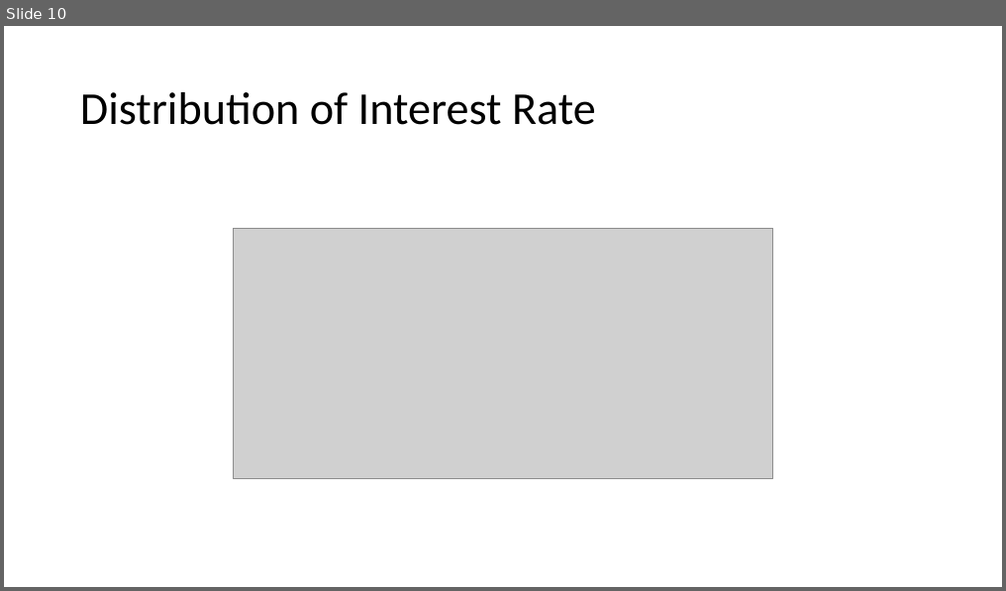
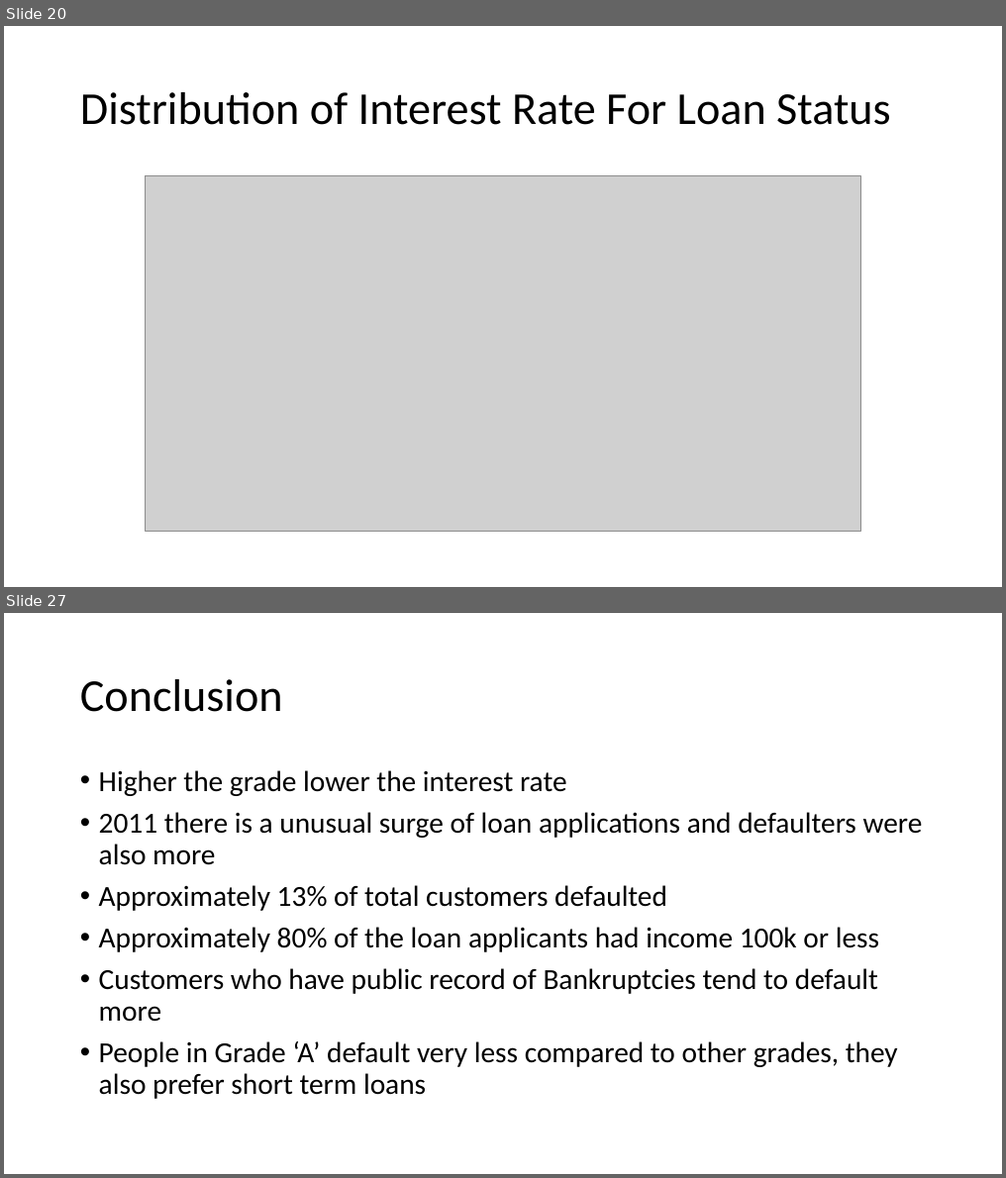
Before and after one commit to vjereme/Lending_Club_CaseStudy, a slide deck: Lending_Club_CaseStudy_Syed_Jereme.pptx. Shown one above the other, each under a label of ours: slide 10 before the commit, slides 20 and 27 after it; the slides between them are not shown. The pictures are 1006x591 and 1006x1178 pixels, drawn with LibreOffice and Linux fonts; fonts in the diff are those of the drawing; grey boxes stand for pictures. Boxes give left, top, right and bottom in pixels: in the first picture for what was removed or moved away, otherwise in the second. Text is boxed around its words. In the diff, an @@ line names an element or a change of style, - is before the commit and + after.

```diff
--- a/Lending_Club_CaseStudy_Syed_Jereme.pptx
+++ b/Lending_Club_CaseStudy_Syed_Jereme.pptx
@@ slide 27 added at [4, 613, 1002, 1174], background #FFFFFF @@
@@ title added at [80, 679, 283, 712], 44 pt, text #000000 @@
+Conclusion
@@ text added at [99, 770, 923, 1099], 28 pt, text #000000 @@
+• Higher the grade lower the interest rate
+• 2011 there is a unusual surge of loan applications and defaulters were also more
+• Approximately 13% of total customers defaulted
+• Approximately 80% of the loan applicants had income 100k or less
+• Customers who have public record of Bankruptcies tend to default more
+• People in Grade ‘A’ default very less compared to other grades, they also prefer short term loans
@@ what was slide 10 is now slide 20 @@
@@ slide 20 changed as well @@
@@ title at [80, 92, 891, 125]: text changed @@
-Distribution of Interest Rate
+Distribution of Interest Rate For Loan Status
@@ picture: place and size @@
-picture at [233, 228, 773, 478]
+picture at [146, 175, 860, 531]
```
Also in this commit, not shown: 8 other slides changed, 9 other slides added, 3 slides removed.
